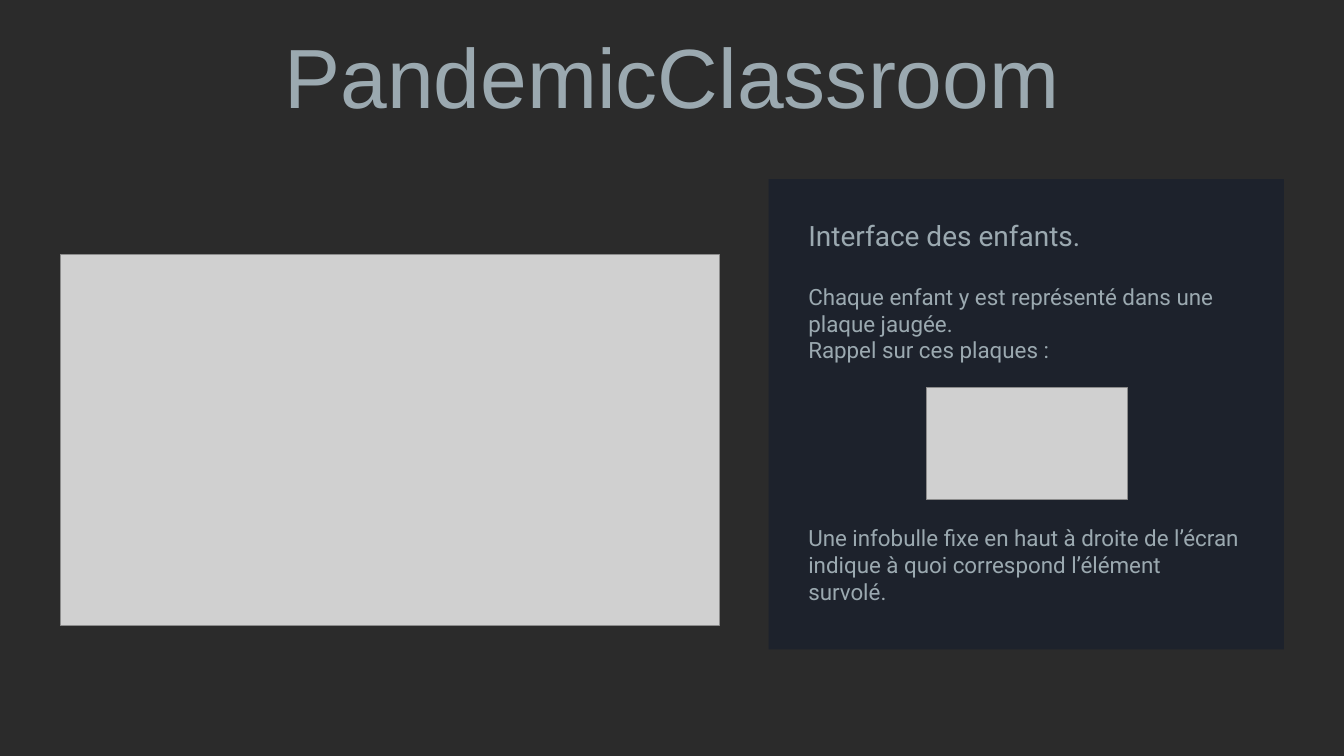
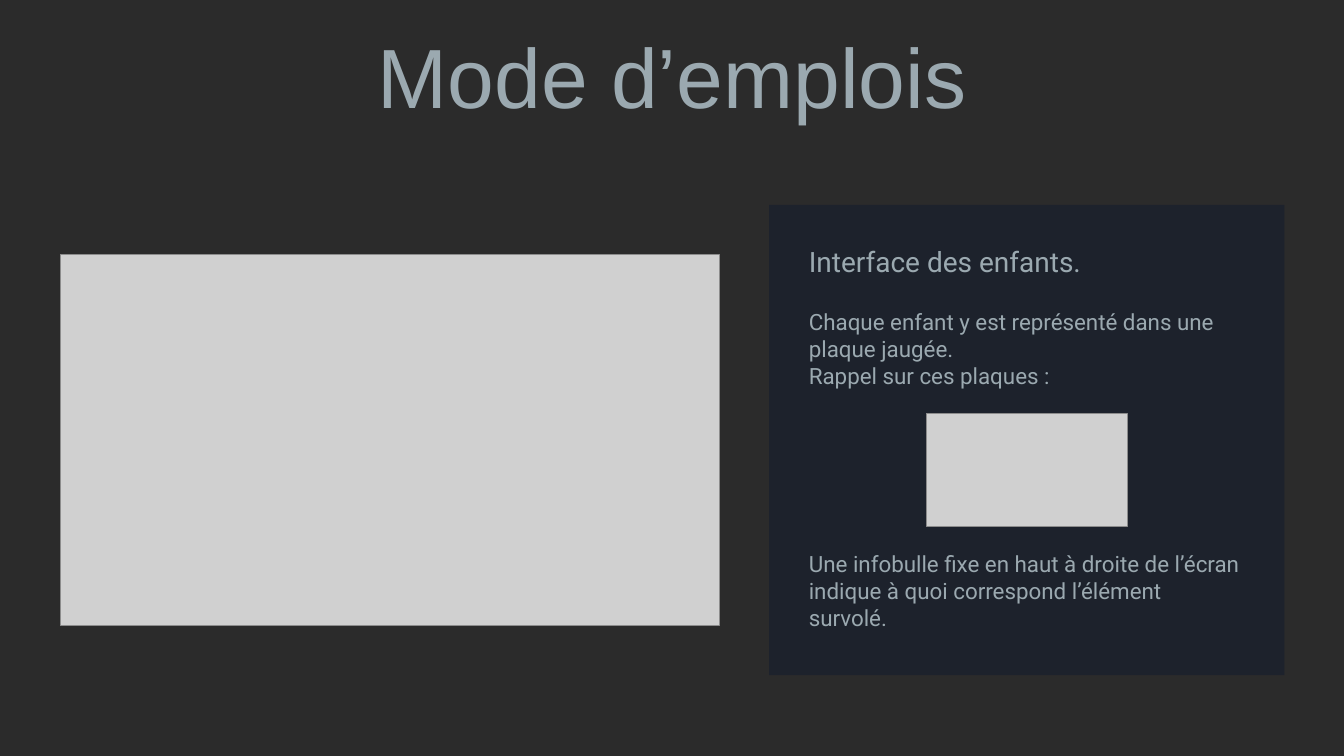
Before and after one commit to Rubiksensei/PandemicClassroom, a slide deck: slide 10 of doc/PandemicClassroom - mode d'emploi.pptx. Drawn at 1344x756 pixels with LibreOffice and Linux fonts; fonts in the diff are those of the drawing; grey boxes stand for pictures; background and template pictures are left out; a plain dark background stands for a picture behind light text. Boxes give left, top, right and bottom in pixels: in the first picture for what was removed or moved away, otherwise in the second. Text is boxed around its words. In the diff, an @@ line names an element or a change of style, - is before the commit and + after.

Commit message:
Mise à jour du mode d'emploi et ajout de la présentation

```diff
--- a/doc/PandemicClassroom - mode d'emploi.pptx
+++ b/doc/PandemicClassroom - mode d'emploi.pptx
@@ text at [378, 47, 966, 123]: text changed @@
-PandemicClassroom
+Mode d’emplois
@@ rectangle "Interface des enfants.": place and size @@
-rectangle "Interface des enfants." at [768, 179, 1284, 650]
+rectangle "Interface des enfants." at [769, 205, 1285, 676]
@@ picture: place and size @@
-picture at [927, 387, 1127, 500]
+picture at [927, 414, 1127, 527]
```
Also in this commit, not shown: 5 other slides changed, 3 other files.
